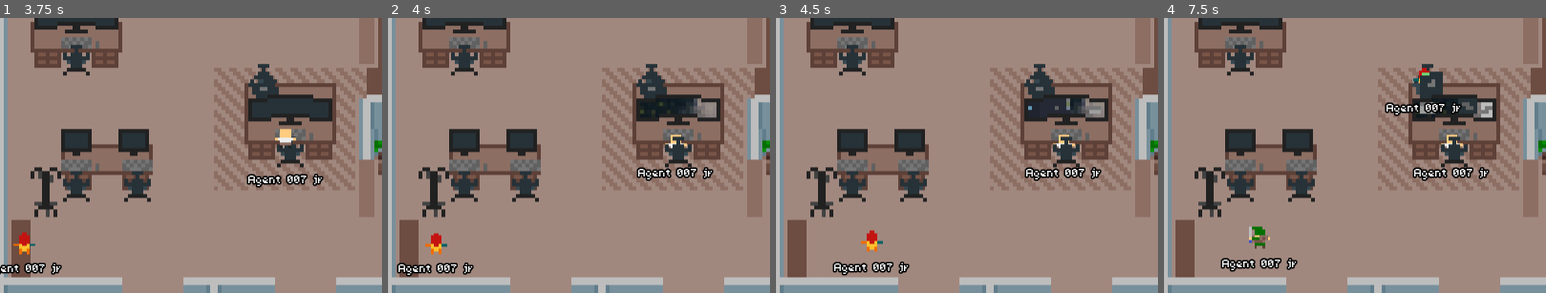
Above: before the commit, frames 1-4 (left to right).
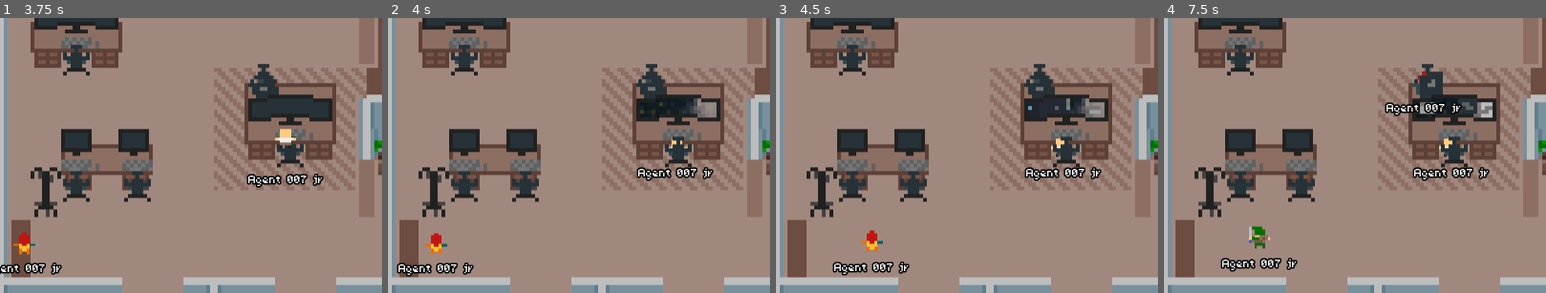
Above: after the commit, the same moments.

Repository: einord/agent-office
Game: Godot game, scene res://scenes/main.tscn
Same seed, same stepped clock (60 frames per second), same inputs: the game is played once before the commit and once after it.
Inputs (mouse positions are % of the whole screen's width and height, from its top left):
- Up to frame 1 (3.75 s): tap Enter at 0.5 s; move the mouse to (93, 7) at 0.52 s; hold W 0.53-1.28 s; tap J at 0.6, 3.6 s; click (93, 7) at 0.67 s; move the mouse to (30, 55) at 1.27 s; tap 1 at 1.35 s; move the mouse to (60, 28) at 2.02 s; hold W 2.03-3.53 s; tap 2 at 2.1 s; move the mouse to (45, 70) at 2.77 s; tap Q at 2.85 s; click (45, 70) at 2.92 s; move the mouse to (80, 65) at 3.52 s
- Up to frame 2 (4 s): no input
- Up to frame 3 (4.5 s): move the mouse to (20, 35) at 4.27 s; tap 1 at 4.35 s
- Up to frame 4 (7.5 s): move the mouse to (55, 50) at 5.02 s; tap one key every 0.75 s from 5.1 s: 2 Q J 1; click (55, 50) at 5.17 s; move the mouse to (35, 25) at 5.77 s; hold W from 5.78 s (still down); move the mouse to (72, 45) at 6.52 s; move the mouse to (30, 55) at 7.27 s; click (30, 55) at 7.42 s
The pictures show only the part of the screen within x 0-50%, y 13-63%; the shares and areas given below are measured in that part.

Frame 1 is identical in both runs. In frame 2, 0.1% of the frame differs, in the area x 72-79%, y 42-52%; in frame 3, 0.1%; in frame 4, 0.2%, in the area x 65-79%, y 18-51%.

Commit message:
feat(gui): add typing animation for agents at workstations
Agents now sway side-to-side when working at their computer,
giving the impression of actively typing code. Uses offset-based
AnimationPlayer animation (no new sprite assets needed).

Diff:
--- a/gui/agent-office/scenes/agent.gd
+++ b/gui/agent-office/scenes/agent.gd
@@ -307,9 +307,13 @@
 		return
 
 	if navigation_agent.is_navigation_finished():
-		# Play standing animation when not moving (unless sitting in a chair)
-		if not _is_sitting and _anim_player.current_animation != "standing":
-			_anim_player.play("standing")
+		# Play typing animation when working at a station, standing otherwise
+		if current_state == AgentState.WORKING and _has_arrived_at_work:
+			if _anim_player.current_animation != "typing":
+				_anim_player.play("typing")
+		elif not _is_sitting:
+			if _anim_player.current_animation != "standing":
+				_anim_player.play("standing")
 
 		# Handle state-specific behavior when navigation is complete
 		match current_state:
@@ -384,8 +388,12 @@
 			if _anim_player.current_animation != "walking":
 				_anim_player.play("walking")
 		else:
-			if _anim_player.current_animation != "standing":
-				_anim_player.play("standing")
+			if current_state == AgentState.WORKING and _has_arrived_at_work:
+				if _anim_player.current_animation != "typing":
+					_anim_player.play("typing")
+			else:
+				if _anim_player.current_animation != "standing":
+					_anim_player.play("standing")
 
 	global_position = global_position.move_toward(global_position + safe_velocity, movement_delta)
 
--- a/gui/agent-office/scenes/agent.tscn
+++ b/gui/agent-office/scenes/agent.tscn
@@ -100,12 +100,30 @@
 "values": [Vector2(0, -4), Vector2(0, -5), Vector2(0, -4)]
 }
 
+[sub_resource type="Animation" id="Animation_typ01"]
+resource_name = "typing"
+length = 0.3
+loop_mode = 1
+tracks/0/type = "value"
+tracks/0/imported = false
+tracks/0/enabled = true
+tracks/0/path = NodePath(".:offset")
+tracks/0/interp = 1
+tracks/0/loop_wrap = true
+tracks/0/keys = {
+"times": PackedFloat32Array(0, 0.075, 0.15, 0.225),
+"transitions": PackedFloat32Array(1, 1, 1, 1),
+"update": 0,
+"values": [Vector2(0, -4), Vector2(-1, -5), Vector2(0, -4), Vector2(1, -5)]
+}
+
 [sub_resource type="AnimationLibrary" id="AnimationLibrary_lug0u"]
 _data = {
 &"RESET": SubResource("Animation_umeaf"),
 &"chair_down": SubResource("Animation_dg1j7"),
 &"chair_up": SubResource("Animation_qeyy3"),
 &"standing": SubResource("Animation_yc63n"),
+&"typing": SubResource("Animation_typ01"),
 &"walking": SubResource("Animation_lug0u")
 }
 
